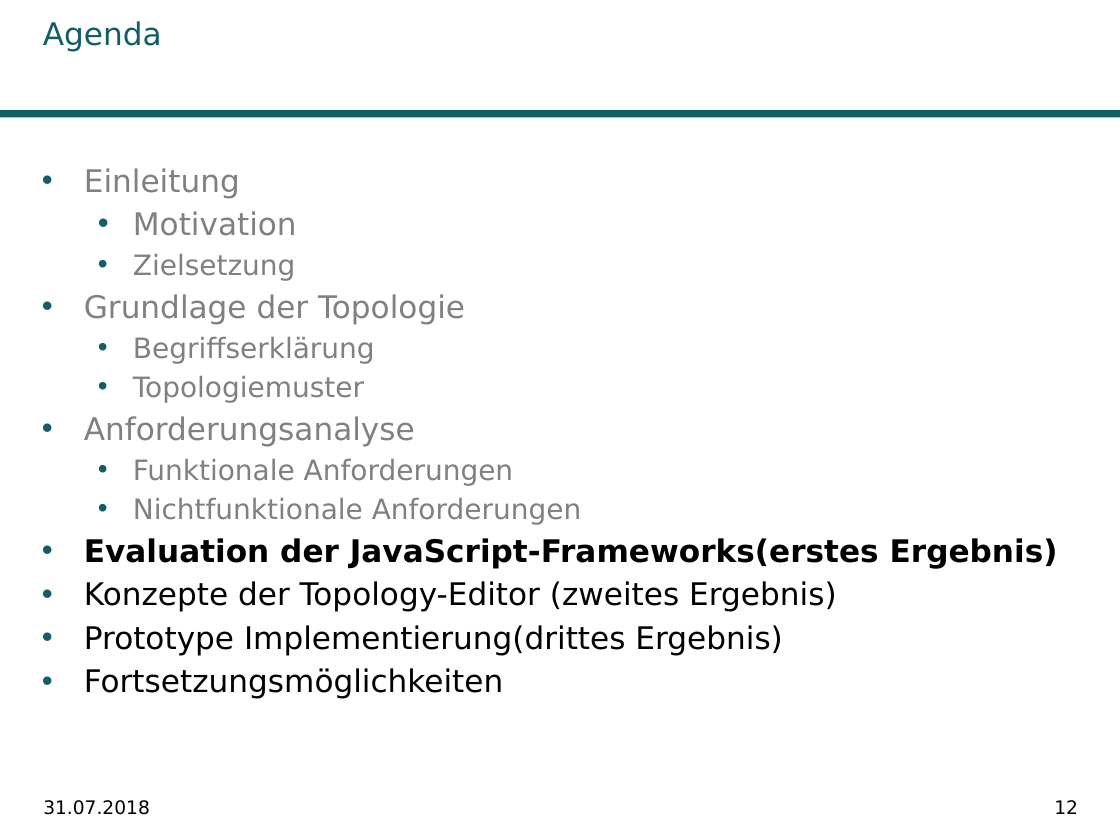
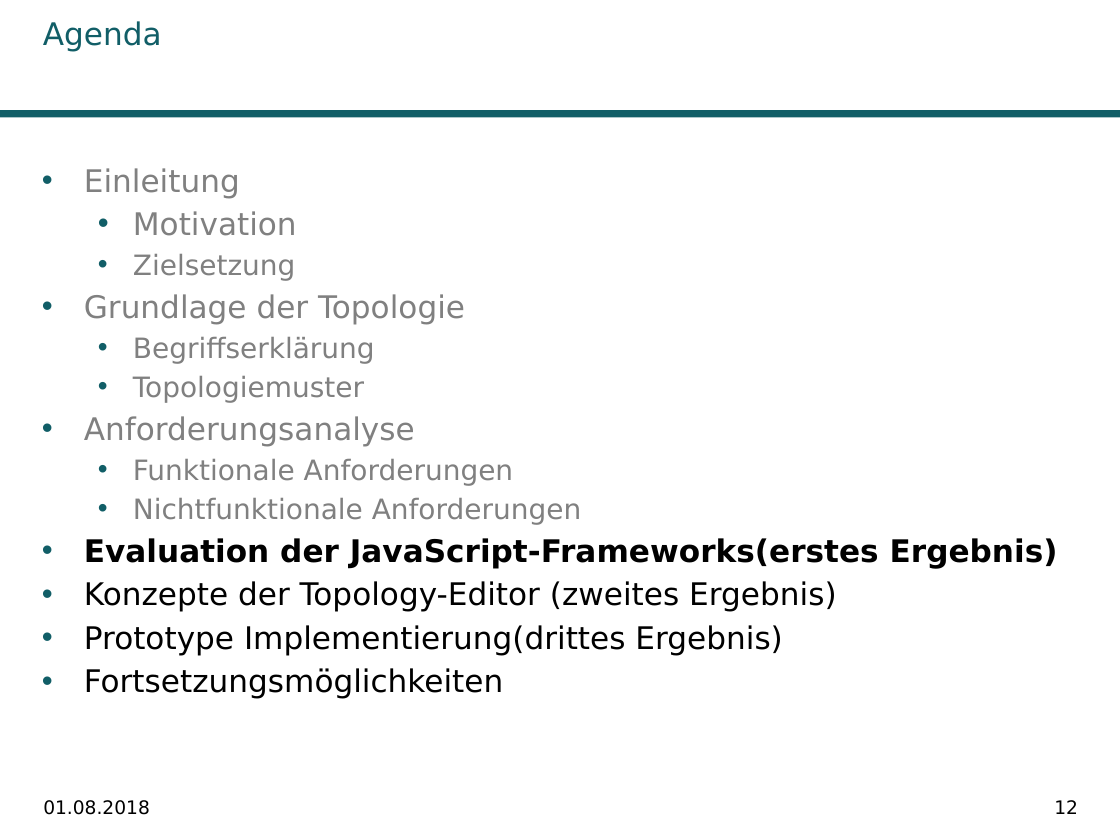
Before and after one commit to Ghislain1/zoe-fb-app, a slide deck: slide 12 of __Master-Abschlussarbeit.pptx. Drawn at 1120x840 pixels with LibreOffice and Linux fonts; fonts in the diff are those of the drawing; background and template pictures are left out. Boxes give left, top, right and bottom in pixels: in the first picture for what was removed or moved away, otherwise in the second. Text is boxed around its words. In the diff, an @@ line names an element or a change of style, - is before the commit and + after.

```diff
--- a/__Master-Abschlussarbeit.pptx
+++ b/__Master-Abschlussarbeit.pptx
@@ text at <box>43,800,150,815</box>: text changed @@
-31.07.2018
+01.08.2018
```
Also in this commit, not shown: 23 other slides changed.
